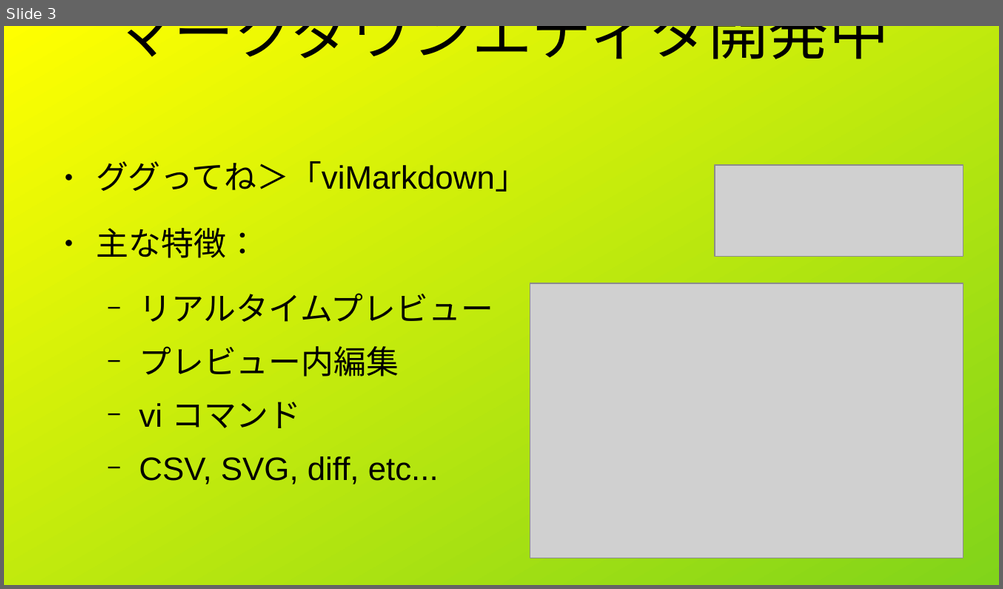
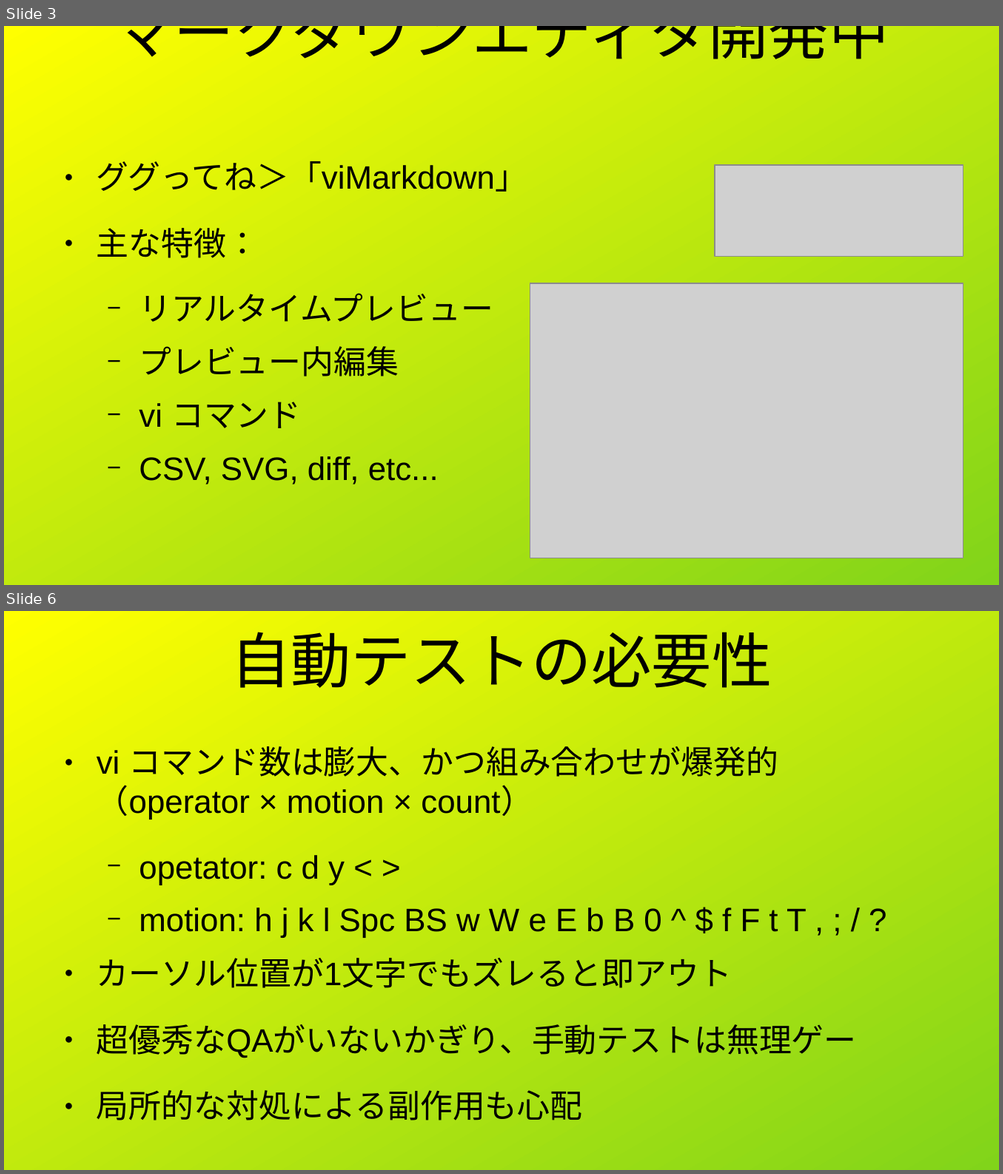
Before and after one commit to shigmas/viMarkdown, a slide deck: tech/ja/LT20260708/自動テスト.odp. Shown one above the other, each under a label of ours: slide 3 before the commit, slides 3 and 6 after it; the slides between them are not shown. The pictures are 1003x589 and 1003x1174 pixels, drawn with LibreOffice and Linux fonts; fonts in the diff are those of the drawing; grey boxes stand for pictures. Boxes give left, top, right and bottom in pixels: in the first picture for what was removed or moved away, otherwise in the second. Text is boxed around its words. In the diff, an @@ line names an element or a change of style, - is before the commit and + after.

```diff
--- a/tech/ja/LT20260708/自動テスト.odp
+++ b/tech/ja/LT20260708/自動テスト.odp
@@ slide 6 added at [4, 611, 999, 1170], background gradient #FFFF00 to #81D41A @@
@@ title added at [230, 632, 771, 688], 48 pt, text #000000 @@
+自動テストの必要性
@@ text added at [96, 746, 856, 1121], 25.9 pt, text #000000 @@
+● vi コマンド数は膨大、かつ組み合わせが爆発的 （operator × motion × count）
+  − opetator: c d y < >
+  − motion: h j k l Spc BS w W e E b B 0 ^ $ f F t T , ; / ?
+● カーソル位置が1文字でもズレると即アウト
+● 超優秀なQAがいないかぎり、手動テストは無理ゲー
+● 局所的な対処による副作用も心配
```
Also in this commit, not shown: 4 slides changed, 4 other slides added, 3 slides removed, 2 other files.
